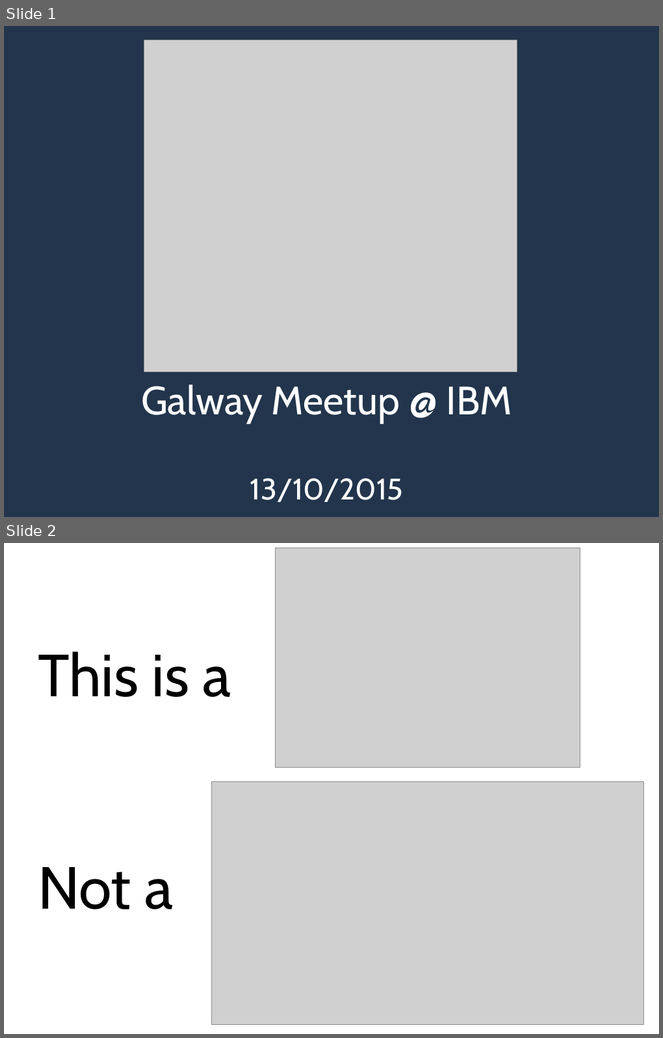
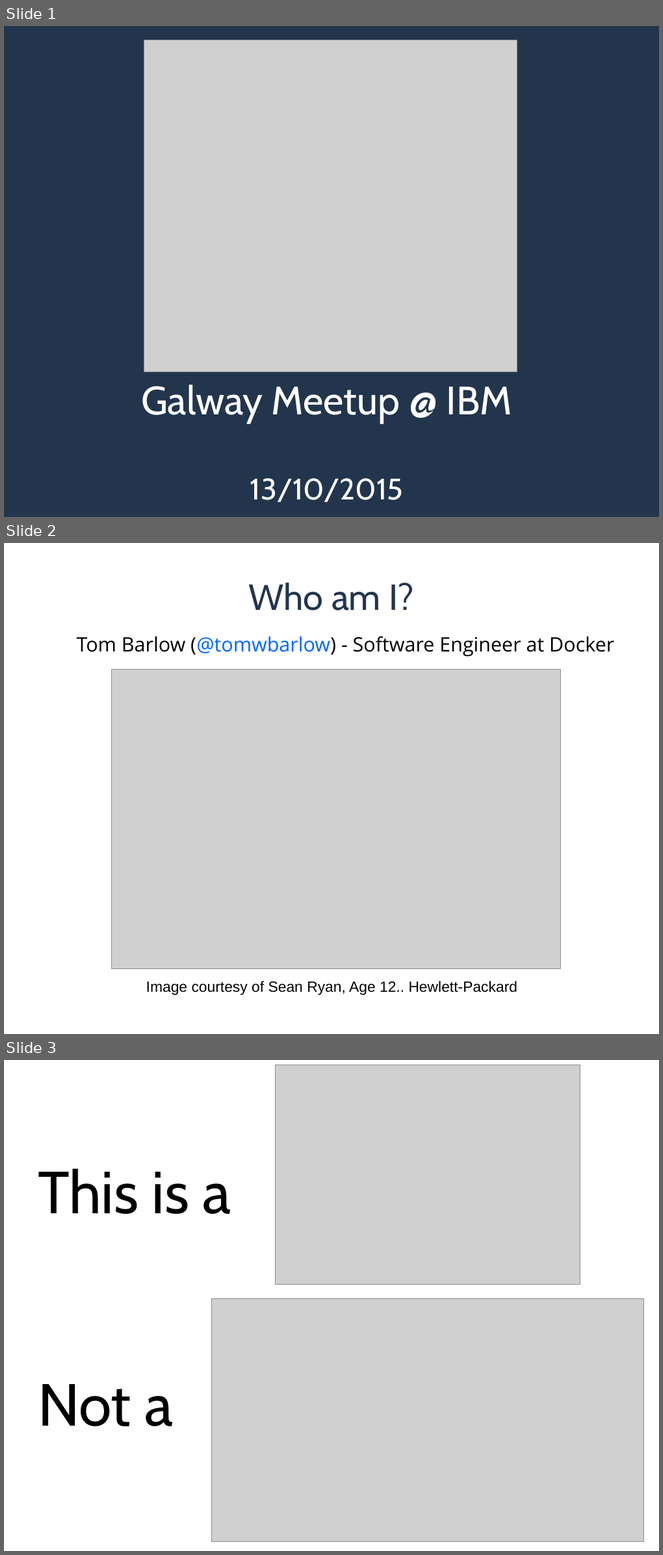
Before and after one commit to tombee/talks, a slide deck: GalwayMeetup131015.odp. Shown one above the other, each under a label of ours: slides 1 and 2 before the commit, slides 1, 2 and 3 after it. The pictures are 663x1038 and 663x1555 pixels, drawn with LibreOffice and Linux fonts; fonts in the diff are those of the drawing; grey boxes stand for pictures; background and template pictures are left out. Boxes give left, top, right and bottom in pixels: in the first picture for what was removed or moved away, otherwise in the second. Text is boxed around its words. In the diff, an @@ line names an element or a change of style, - is before the commit and + after.

```diff
--- a/GalwayMeetup131015.odp
+++ b/GalwayMeetup131015.odp
@@ slide 2 added at <box>4,543,659,1034</box>, background #FFFFFF @@
@@ title added at <box>248,583,414,611</box>, 44 pt, text #22354C @@
+Who am I?
@@ text added at <box>77,636,614,657</box>, 24 pt, text #000000 @@
+Tom Barlow (@tomwbarlow) - Software Engineer at Docker
@@ picture added at <box>112,669,561,969</box> @@
@@ text added at <box>146,981,518,995</box>, 18 pt, text #000000 @@
+Image courtesy of Sean Ryan, Age 12.. Hewlett-Packard
@@ what was slide 2 is now slide 3 @@
```
Also in this commit, not shown: 3 slides changed, 8 other files.
